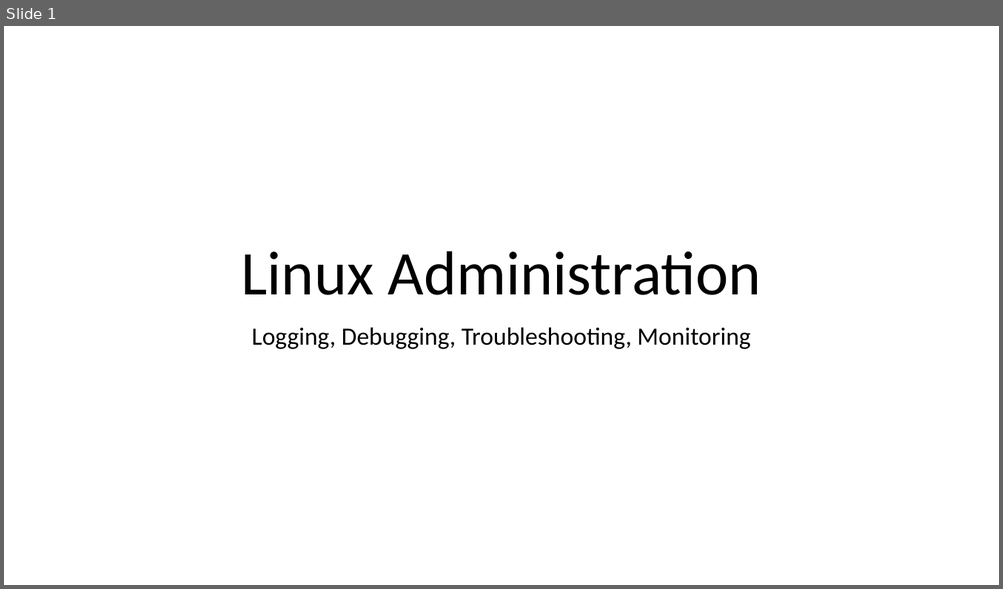
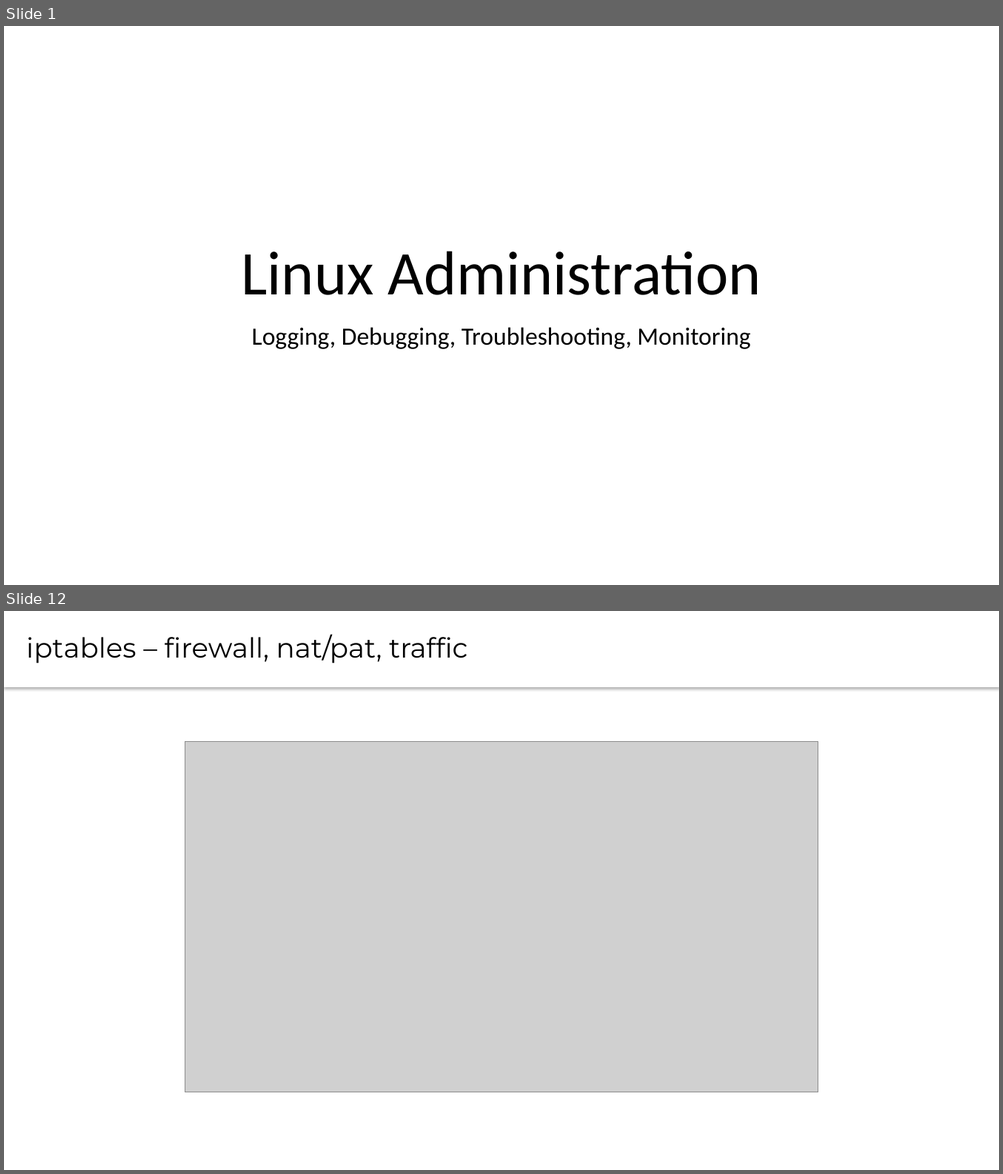
Before and after one commit to CsteerDevops1/lectures_devops2, a slide deck: LinuxAdm/LinuxAdm5.pptx. Shown one above the other, each under a label of ours: slide 1 before the commit, slides 1 and 12 after it; the slides between them are not shown. The pictures are 1003x589 and 1003x1174 pixels, drawn with LibreOffice and Linux fonts; fonts in the diff are those of the drawing; grey boxes stand for pictures. Boxes give left, top, right and bottom in pixels: in the first picture for what was removed or moved away, otherwise in the second. Text is boxed around its words. In the diff, an @@ line names an element or a change of style, - is before the commit and + after.

```diff
--- a/LinuxAdm/LinuxAdm5.pptx
+++ b/LinuxAdm/LinuxAdm5.pptx
@@ slide 12 added at box(4, 611, 999, 1170), background #FFFFFF @@
@@ text added at box(4, 611, 999, 687), fill #FFFFFF, 26.7 pt, text #000000 @@
+iptables – firewall, nat/pat, traffic
@@ picture added at box(185, 741, 818, 1092) @@
```
Also in this commit, not shown: 13 other slides added, 2 slides removed.
